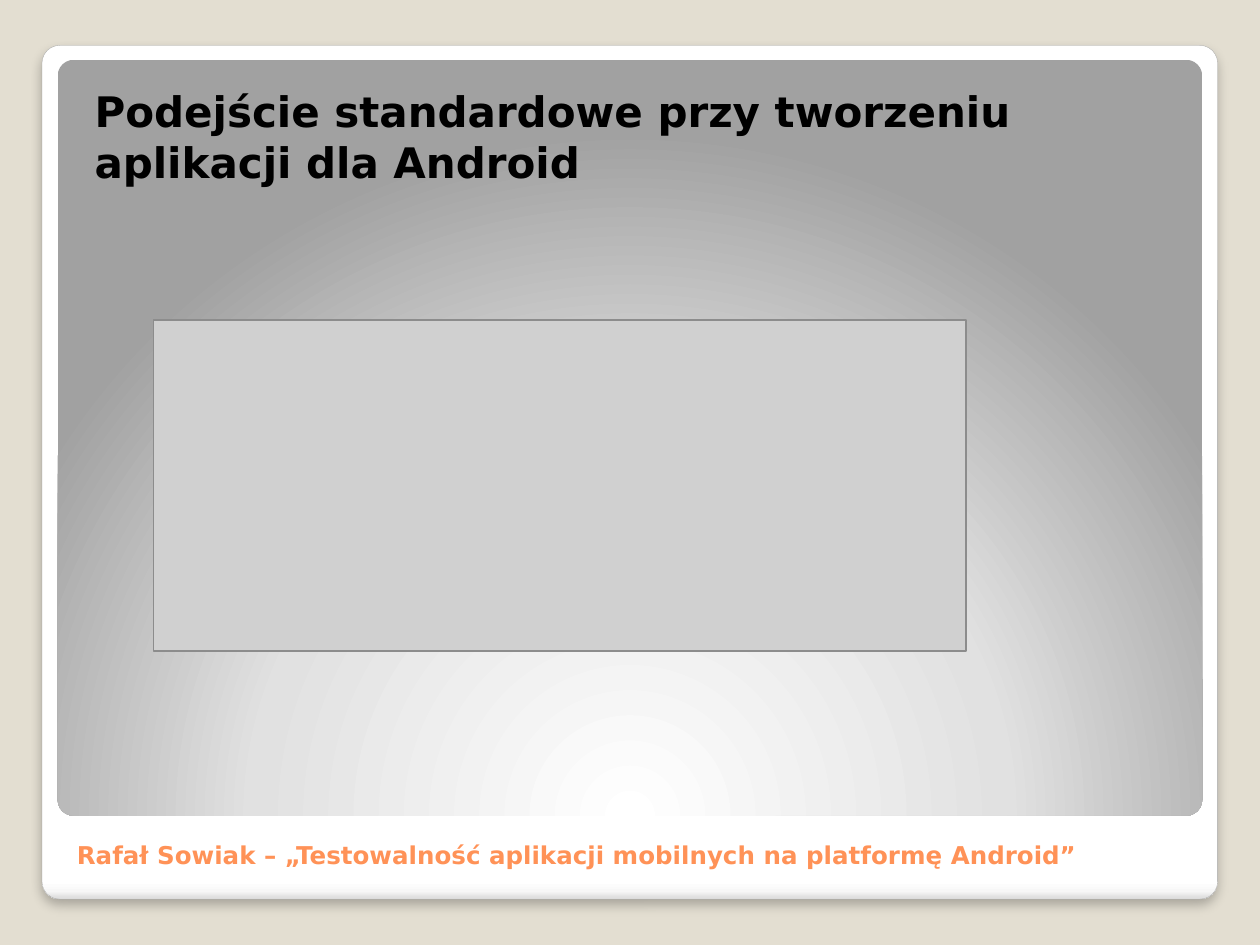
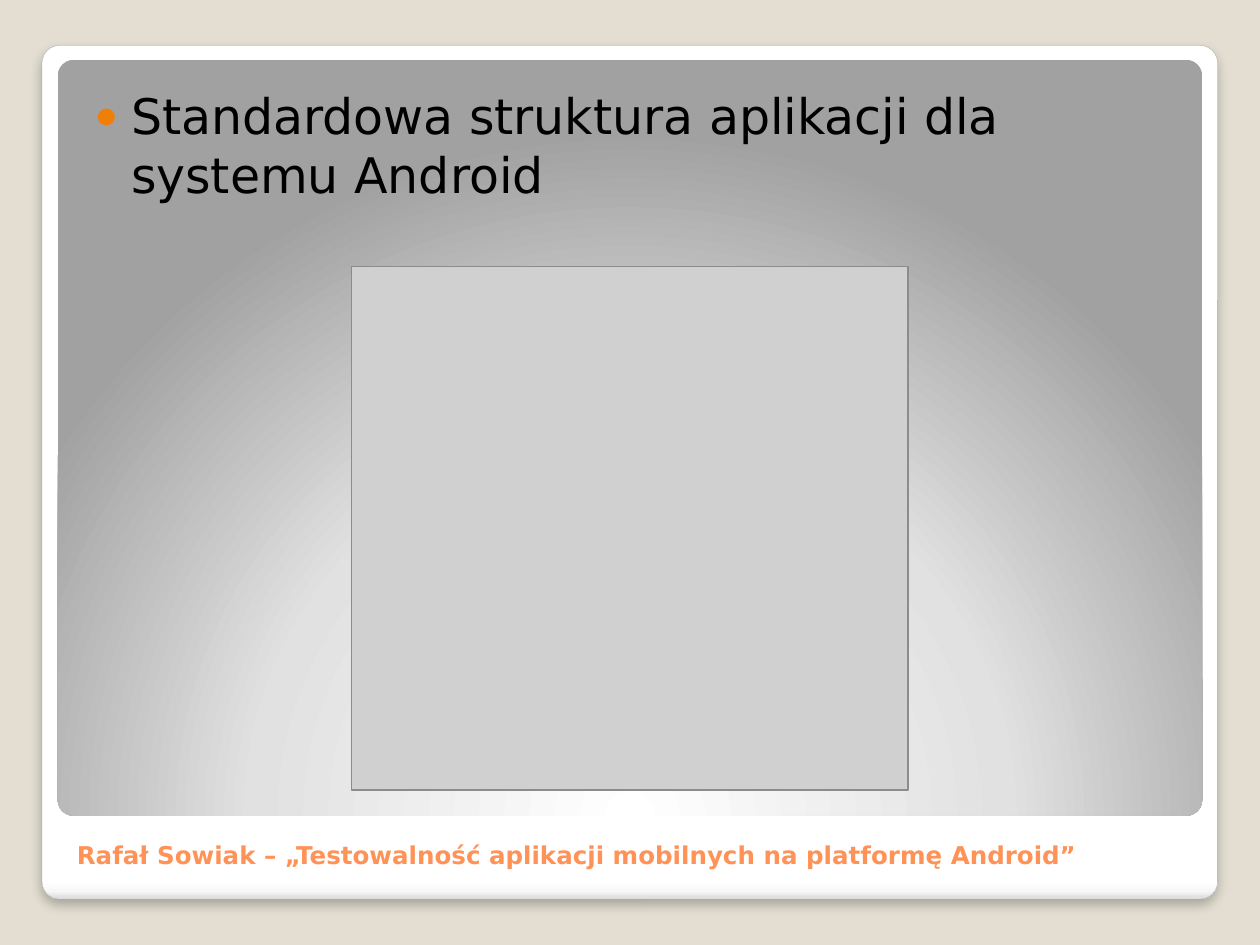
Before and after one commit to adventurewrites/mgr_info, a slide deck: slide 10 of praca_dyplomowa.pptx (slide 13 before the commit). Drawn at 1260x945 pixels with LibreOffice and Linux fonts; fonts in the diff are those of the drawing; grey boxes stand for pictures. Boxes give left, top, right and bottom in pixels: in the first picture for what was removed or moved away, otherwise in the second. Text is boxed around its words. In the diff, an @@ line names an element or a change of style, - is before the commit and + after.

```diff
--- a/praca_dyplomowa.pptx
+++ b/praca_dyplomowa.pptx
@@ text at [131,96,999,203]: text changed; size 24 to 28 pt; bold off @@
-Podejście standardowe przy tworzeniu aplikacji dla Android
+● Standardowa struktura aplikacji dla systemu Android
@@ picture added at [352,266,908,790] @@
@@ picture removed at [154,320,966,651] @@
```
Also in this commit, not shown: 10 other slides changed, 4 slides added, 6 slides removed, 5 other files.
